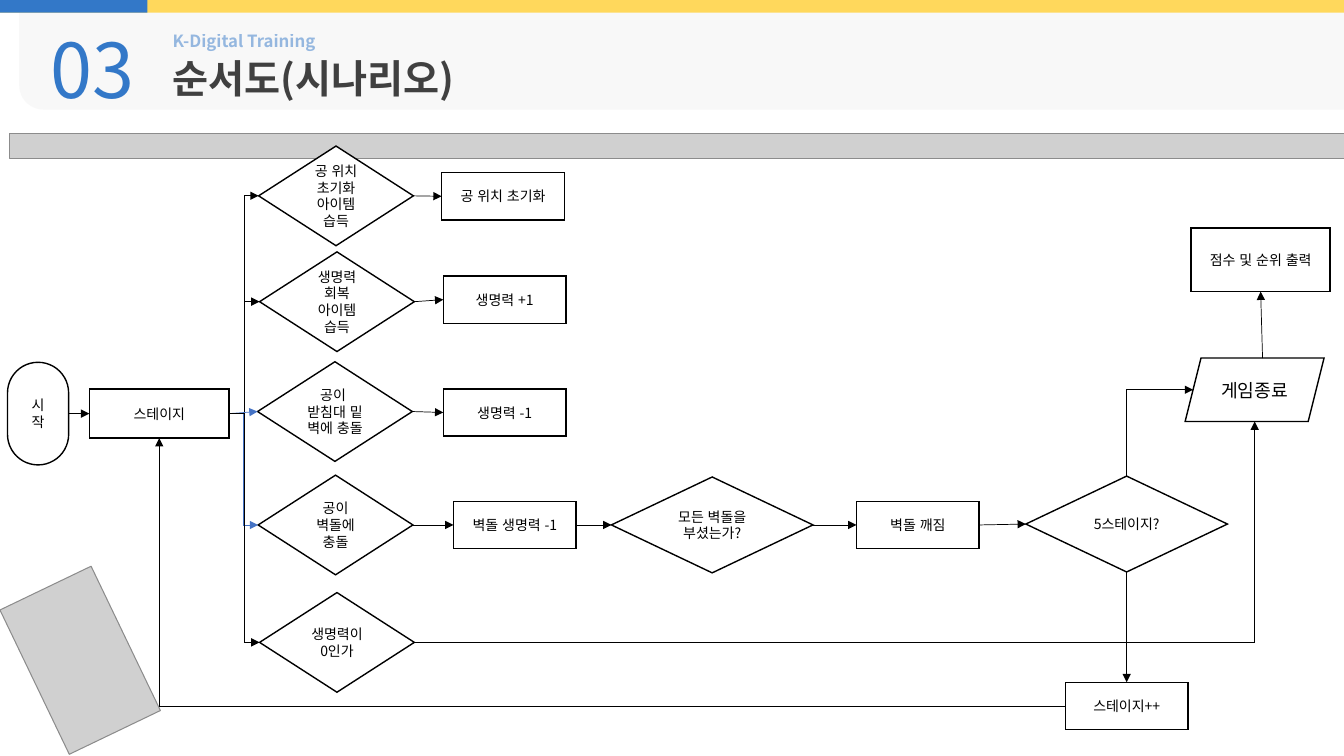
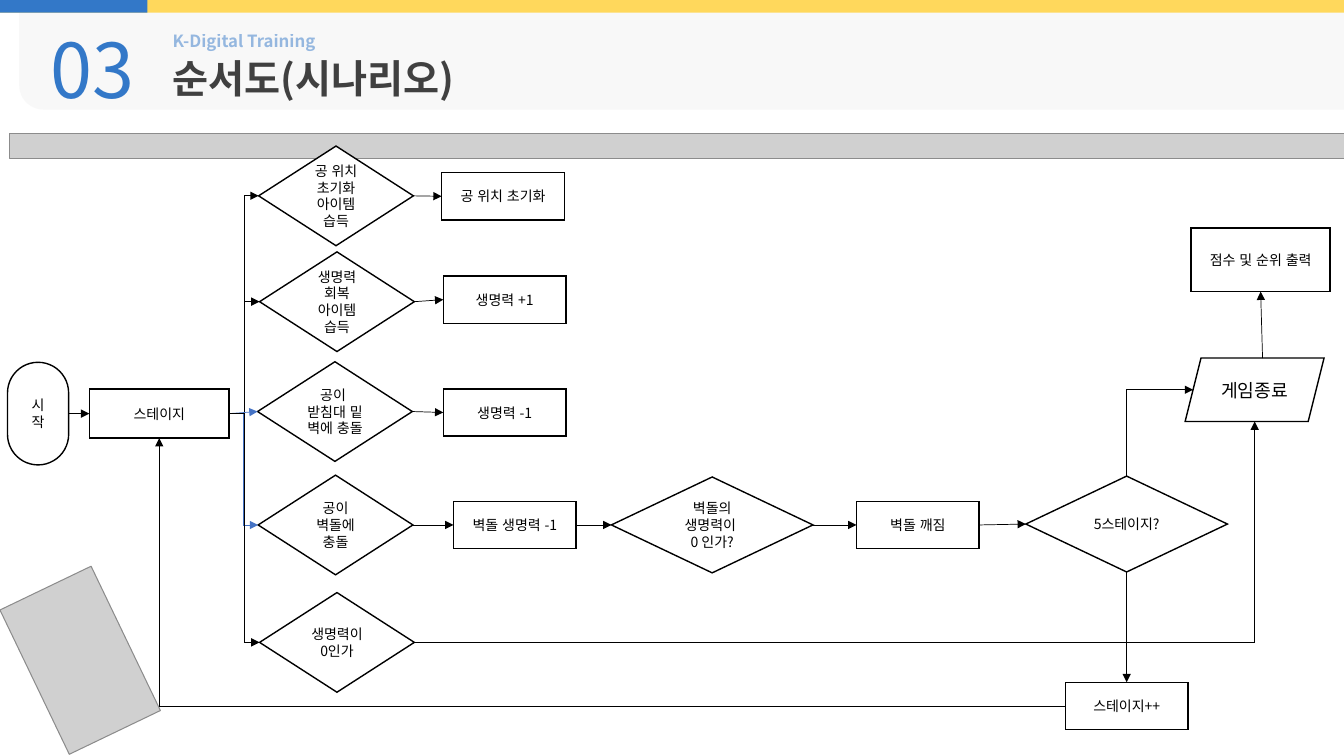
Before and after one commit to rudIsland/KDT_Project_1, a slide deck: slide 7 of 보고서/PPT/결과보고서_6조(벽돌깨기게임).pptx. Drawn at 1344x756 pixels with LibreOffice and Linux fonts; fonts in the diff are those of the drawing; grey boxes stand for pictures; background and template pictures are left out. Boxes give left, top, right and bottom in pixels: in the first picture for what was removed or moved away, otherwise in the second. Text is boxed around its words. In the diff, an @@ line names an element or a change of style, - is before the commit and + after.

Commit message:
벽돌깨기 결과 PPT 수정
시나리오 순서도
모든 벽돌을 부셨는가? -> 벽돌의 생명력이 0인가
수정함

```diff
--- a/보고서/PPT/결과보고서_6조(벽돌깨기게임).pptx
+++ b/보고서/PPT/결과보고서_6조(벽돌깨기게임).pptx
@@ text in diamond at [685,501,736,548]: text changed @@
-모든 벽돌을 부셨는가?
+벽돌의
+생명력이
+0 인가?
```
Also in this commit, not shown: 1 other slide changed.
